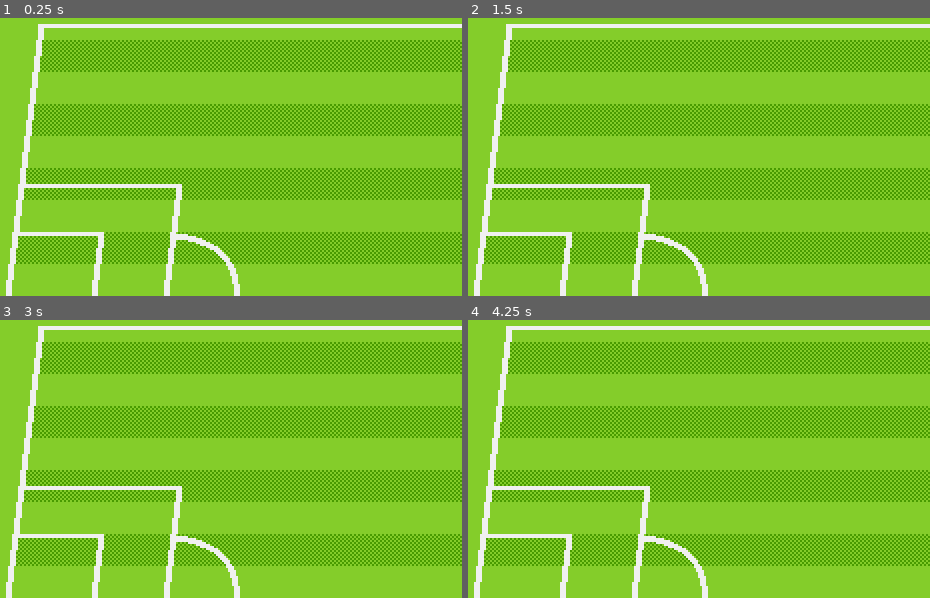
Above: before the commit, frames 1-4 (two rows, left to right).
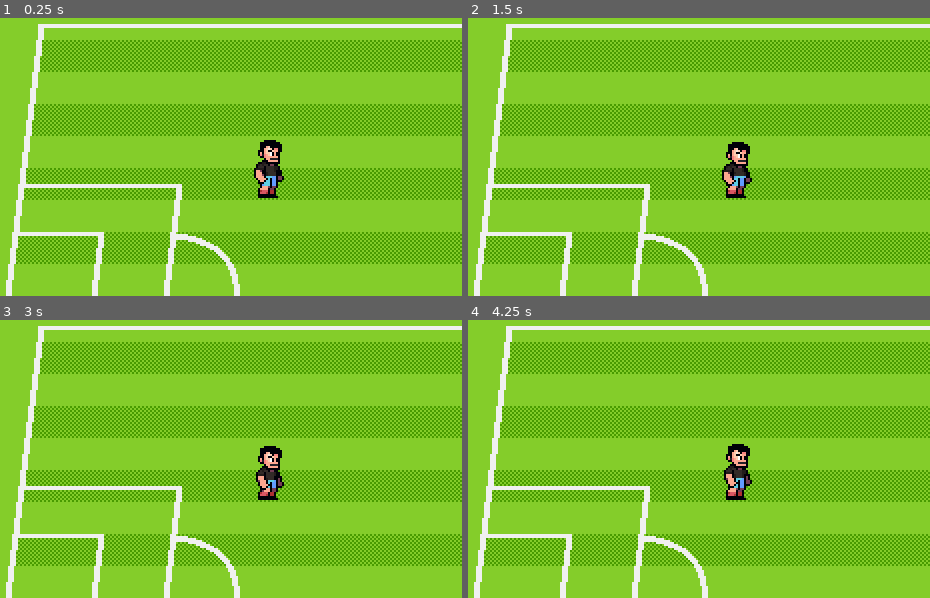
Above: after the commit, the same moments.

Repository: Biotrack-Developers-UTSC/UTSC-Soccer-Legends
Game: Godot game, scene res://scenes/world.tscn
The game is run twice, just before and just after one commit, with the same random seed, the same clock (stepped at 60 frames per second) and the same inputs.
Inputs:
- Up to frame 1 (0.25 s): no input
- Up to frame 2 (1.5 s): tap Enter at 1.25 s
- Up to frame 3 (3 s): tap Space at 2.75 s
- Up to frame 4 (4.25 s): no input

The runs differ from the first frame. In frame 1, 1.0% of the frame differs, in the area x 54-62%, y 43-65%; in frame 2, 0.9%; in frame 3, 0.9%; in frame 4, 0.9%.

Commit message:
Commit: Jugador animado y agregado a la cancha.

Diff:
--- /dev/null
+++ b/scenes/player.tscn
@@ -0,0 +1,66 @@
+[gd_scene load_steps=6 format=3 uid="uid://d4assbtk78cg7"]
+
+[ext_resource type="Texture2D" uid="uid://ccarmsb28qgvb" path="res://assets/art/characters/soccer-player.png" id="1_3vyb7"]
+
+[sub_resource type="Animation" id="Animation_g2els"]
+resource_name = "Idle"
+length = 0.6
+loop_mode = 1
+step = 0.15
+tracks/0/type = "value"
+tracks/0/imported = false
+tracks/0/enabled = true
+tracks/0/path = NodePath("PlayerSprite:frame")
+tracks/0/interp = 1
+tracks/0/loop_wrap = true
+tracks/0/keys = {
+"times": PackedFloat32Array(0, 0.15, 0.3, 0.45000002),
+"transitions": PackedFloat32Array(1, 1, 1, 1),
+"update": 1,
+"values": [0, 1, 2, 3]
+}
+
+[sub_resource type="Animation" id="Animation_qhqgy"]
+length = 0.001
+tracks/0/type = "value"
+tracks/0/imported = false
+tracks/0/enabled = true
+tracks/0/path = NodePath("PlayerSprite:frame")
+tracks/0/interp = 1
+tracks/0/loop_wrap = true
+tracks/0/keys = {
+"times": PackedFloat32Array(0),
+"transitions": PackedFloat32Array(1),
+"update": 1,
+"values": [0]
+}
+
+[sub_resource type="AnimationLibrary" id="AnimationLibrary_dqkch"]
+_data = {
+&"Idle": SubResource("Animation_g2els"),
+&"RESET": SubResource("Animation_qhqgy")
+}
+
+[sub_resource type="CapsuleShape2D" id="CapsuleShape2D_qlg0r"]
+radius = 4.0
+height = 18.0
+
+[node name="Player" type="CharacterBody2D"]
+
+[node name="PlayerSprite" type="Sprite2D" parent="."]
+texture = ExtResource("1_3vyb7")
+centered = false
+offset = Vector2(-16, -32)
+hframes = 6
+vframes = 13
+
+[node name="AnimationPlayer" type="AnimationPlayer" parent="."]
+libraries = {
+&"": SubResource("AnimationLibrary_dqkch")
+}
+autoplay = "Idle"
+
+[node name="CollisionShape2D" type="CollisionShape2D" parent="."]
+position = Vector2(0, -3)
+rotation = 1.5707964
+shape = SubResource("CapsuleShape2D_qlg0r")
--- a/scenes/world.tscn
+++ b/scenes/world.tscn
@@ -1,8 +1,9 @@
-[gd_scene load_steps=4 format=3 uid="uid://cvggdn67t8olo"]
+[gd_scene load_steps=5 format=3 uid="uid://cvggdn67t8olo"]
 
 [ext_resource type="Texture2D" uid="uid://ba5wk6japelra" path="res://assets/art/backgrounds/pitch-background.png" id="1_4wyf3"]
 [ext_resource type="Texture2D" uid="uid://jx5453e5vq04" path="res://assets/art/backgrounds/pitch-pattern.png" id="2_k0juu"]
 [ext_resource type="Texture2D" uid="uid://cspcg8ds6o7pf" path="res://assets/art/backgrounds/pitch-lines.png" id="3_71j4m"]
+[ext_resource type="PackedScene" uid="uid://d4assbtk78cg7" path="res://scenes/player.tscn" id="4_k0juu"]
 
 [node name="World" type="Node2D"]
 
@@ -22,3 +23,6 @@
 modulate = Color(0.9411765, 0.9411765, 0.9411765, 1)
 texture = ExtResource("3_71j4m")
 centered = false
+
+[node name="Player" parent="." instance=ExtResource("4_k0juu")]
+position = Vector2(184, 131)
